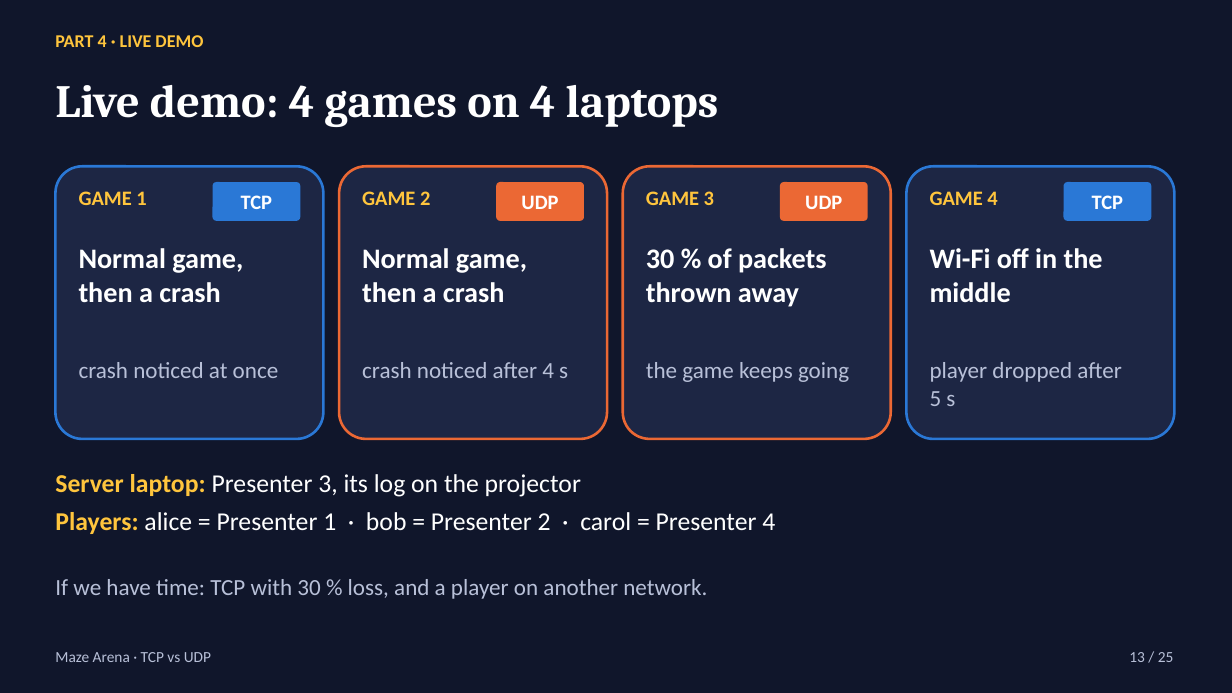
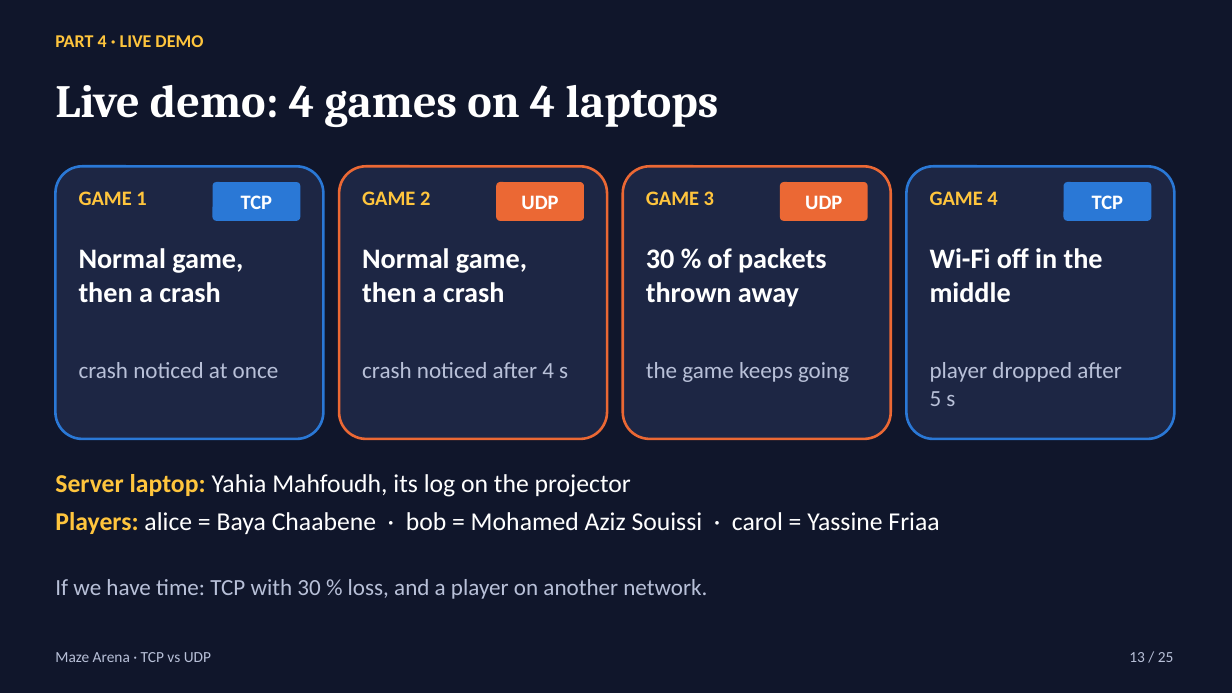
Before and after one commit to bayaCh05/maze-arena, a slide deck: slide 13 of slides/maze_arena_tcp_vs_udp.pptx. Drawn at 1232x693 pixels with LibreOffice and Linux fonts; fonts in the diff are those of the drawing. Boxes give left, top, right and bottom in pixels: in the first picture for what was removed or moved away, otherwise in the second. Text is boxed around its words. In the diff, an @@ line names an element or a change of style, - is before the commit and + after.

```diff
--- a/slides/maze_arena_tcp_vs_udp.pptx
+++ b/slides/maze_arena_tcp_vs_udp.pptx
@@ text at (55, 474, 939, 534): text changed @@
-Server laptop: Presenter 3, its log on the projector
-Players: alice = Presenter 1 · bob = Presenter 2 · carol = Presenter 4
+Server laptop: Yahia Mahfoudh, its log on the projector
+Players: alice = Baya Chaabene · bob = Mohamed Aziz Souissi · carol = Yassine Friaa
```
Also in this commit, not shown: 3 other slides changed, 3 other files.
